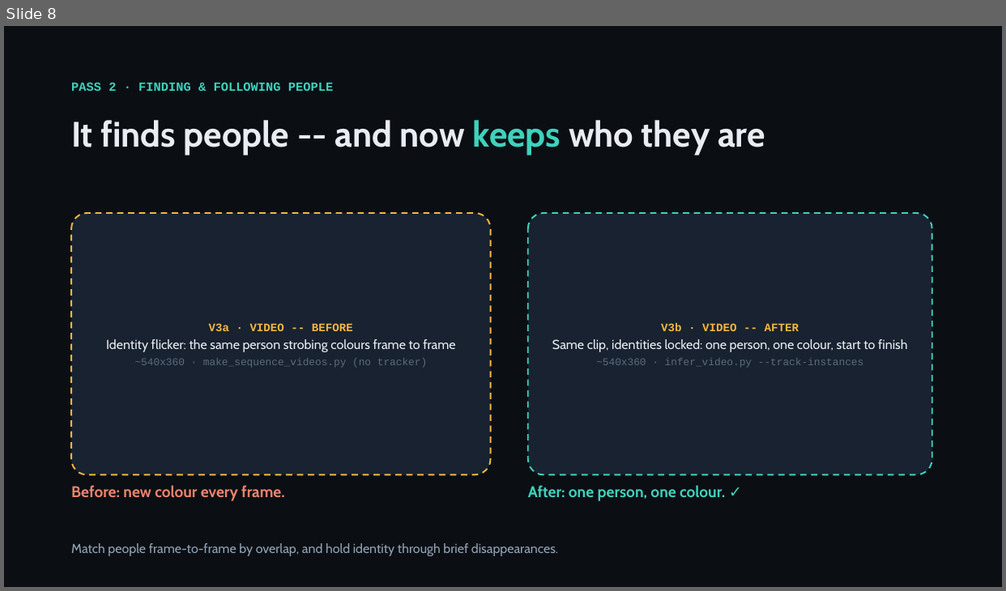
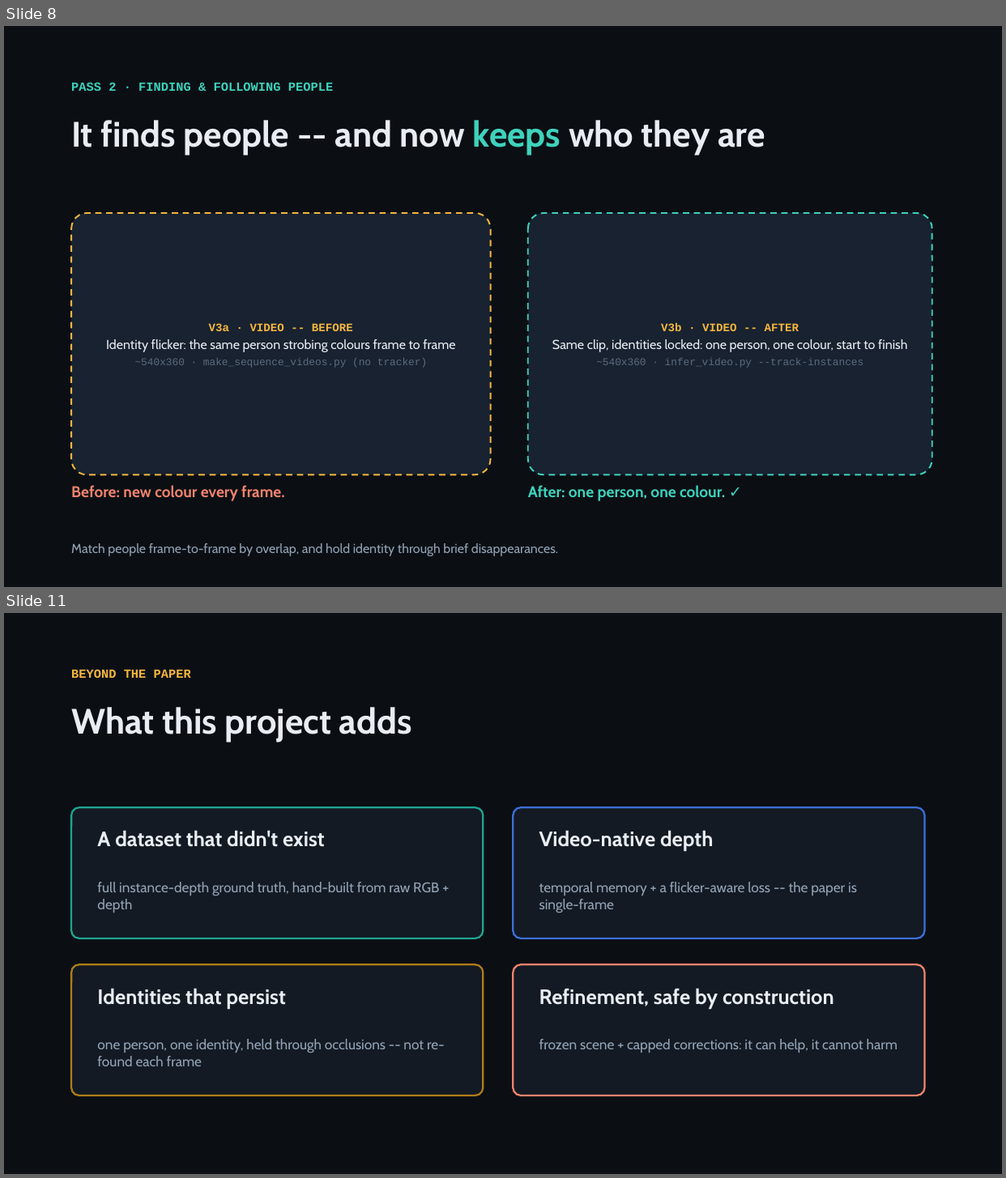
Before and after one commit to KSJanjua/ProCodes, a slide deck: docs/presentation/instancedepth-journey.pptx. Shown one above the other, each under a label of ours: slide 8 before the commit, slides 8 and 11 after it; the slides between them are not shown. The pictures are 1006x591 and 1006x1178 pixels, drawn with LibreOffice and Linux fonts; fonts in the diff are those of the drawing. Boxes give left, top, right and bottom in pixels: in the first picture for what was removed or moved away, otherwise in the second. Text is boxed around its words. In the diff, an @@ line names an element or a change of style, - is before the commit and + after.

```diff
--- a/docs/presentation/instancedepth-journey.pptx
+++ b/docs/presentation/instancedepth-journey.pptx
@@ slide 11 added at [4, 613, 1002, 1174], background #0B0F14 @@
@@ text added at [71, 669, 191, 678], 12 pt, text #F5B63F, bold @@
+BEYOND THE PAPER
@@ text added at [71, 707, 412, 743], 34 pt, text #E9EDF3, bold @@
+What this project adds
@@ rounded rectangle added at [71, 807, 484, 939], fill #131A23, outline #1FA491 1.75 pt @@
@@ text added at [97, 830, 325, 847], 20 pt, text #E9EDF3, bold @@
+A dataset that didn't exist
@@ rounded rectangle added at [513, 807, 925, 939], fill #131A23, outline #3E6FD9 1.75 pt @@
@@ text added at [539, 830, 713, 851], 20 pt, text #E9EDF3, bold @@
+Video-native depth
@@ text added at [97, 882, 439, 913], 13.5 pt, text #93A3B5 @@
+full instance-depth ground truth, hand-built from raw RGB + depth
@@ text added at [539, 882, 857, 913], 13.5 pt, text #93A3B5 @@
+temporal memory + a flicker-aware loss -- the paper is single-frame
@@ rounded rectangle added at [71, 965, 484, 1096], fill #131A23, outline #B07D18 1.75 pt @@
@@ rounded rectangle added at [513, 965, 925, 1096], fill #131A23, outline #F2836C 1.75 pt @@
@@ text added at [97, 988, 285, 1008], 20 pt, text #E9EDF3, bold @@
+Identities that persist
@@ text added at [539, 988, 834, 1008], 20 pt, text #E9EDF3, bold @@
+Refinement, safe by construction
@@ text added at [97, 1039, 444, 1067], 13.5 pt, text #93A3B5 @@
+one person, one identity, held through occlusions -- not re-found each frame
@@ text added at [539, 1039, 897, 1053], 13.5 pt, text #93A3B5 @@
+frozen scene + capped corrections: it can help, it cannot harm
```
Also in this commit, not shown: 4 slides changed, 3 other slides added, 4 slides removed, 1 other file.
